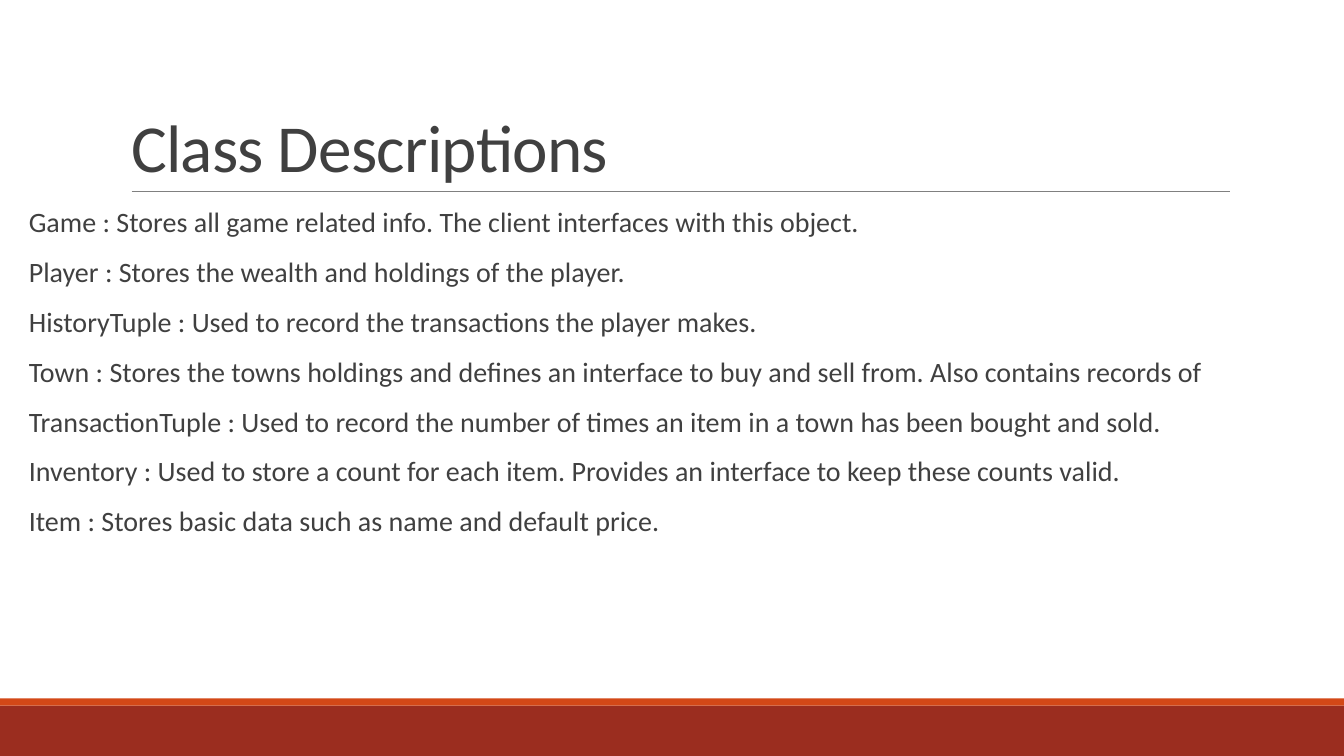
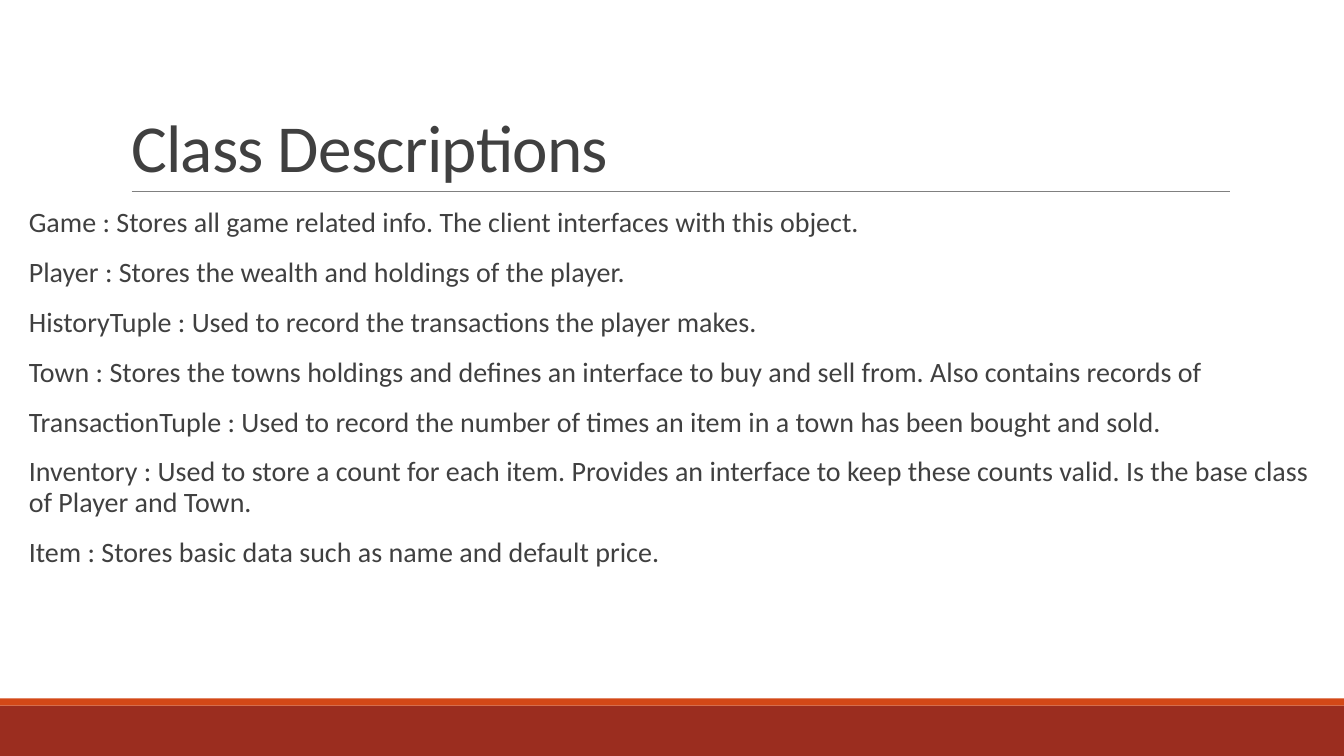
Before and after one commit to JSybrandt/TradingGame, a slide deck: slide 4 of PRESENTATION.pptx. Drawn at 1344x756 pixels with LibreOffice and Linux fonts; fonts in the diff are those of the drawing. Boxes give left, top, right and bottom in pixels: in the first picture for what was removed or moved away, otherwise in the second. Text is boxed around its words. In the diff, an @@ line names an element or a change of style, - is before the commit and + after.

```diff
--- a/PRESENTATION.pptx
+++ b/PRESENTATION.pptx
@@ text at (29, 461, 1308, 517): text changed @@
-  Inventory : Used to store a count for each item. Provides an interface to keep these counts valid.
+  Inventory : Used to store a count for each item. Provides an interface to keep these counts valid. Is the base class of Player and Town.
```
Also in this commit, not shown: 2 other slides changed, 3 slides added, 16 other files.
